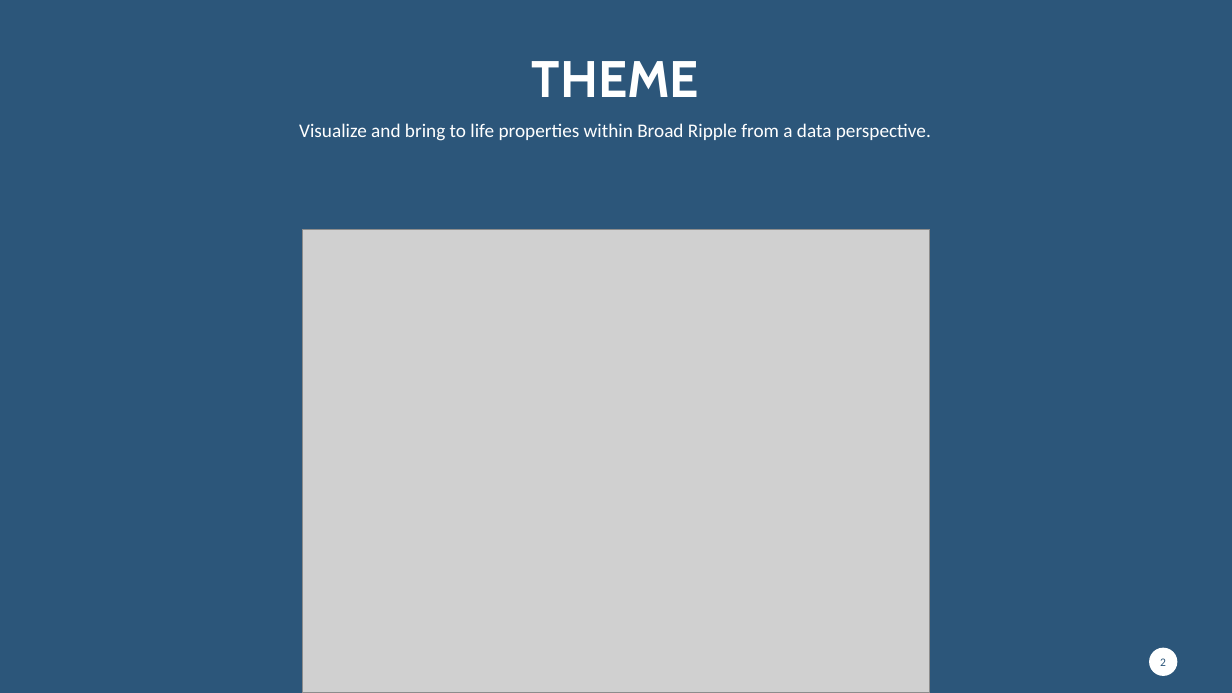
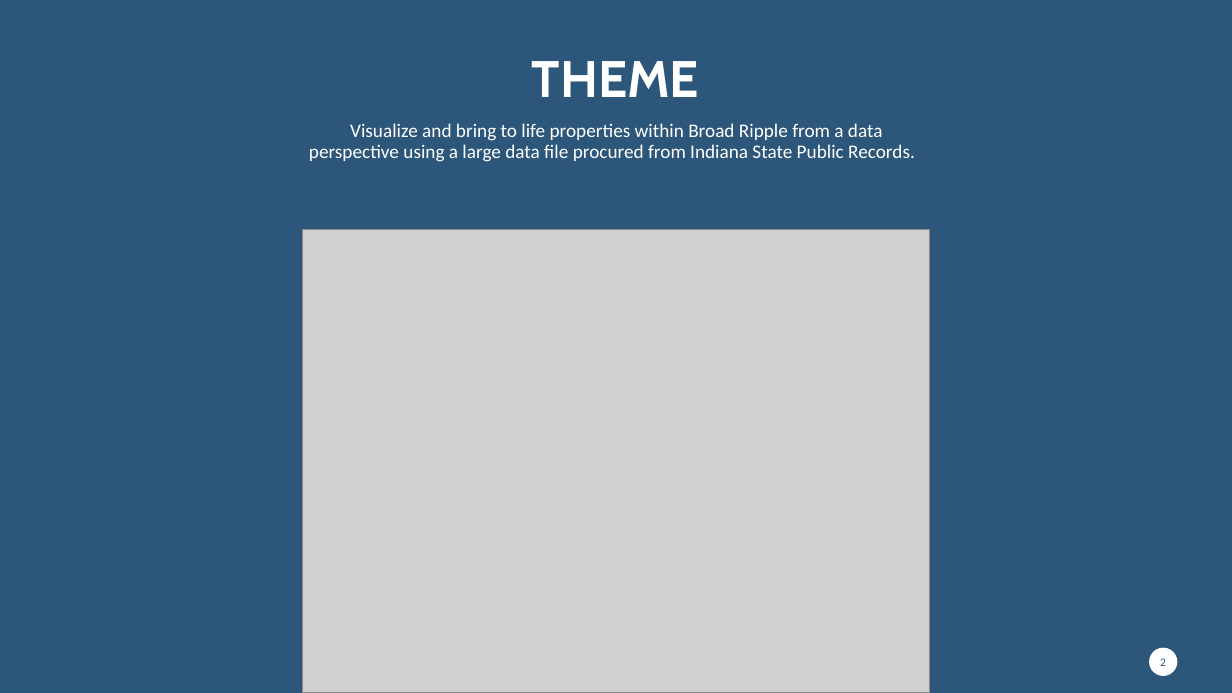
Before and after one commit to msckat11/46220-property-analysis, a slide deck: slide 2 of Broad ripple properties.pptx. Drawn at 1232x693 pixels with LibreOffice and Linux fonts; fonts in the diff are those of the drawing; grey boxes stand for pictures; background and template pictures are left out. Boxes give left, top, right and bottom in pixels: in the first picture for what was removed or moved away, otherwise in the second. Text is boxed around its words. In the diff, an @@ line names an element or a change of style, - is before the commit and + after.

```diff
--- a/Broad ripple properties.pptx
+++ b/Broad ripple properties.pptx
@@ text at [309, 123, 915, 162]: text changed @@
-Visualize and bring to life properties within Broad Ripple from a data perspective.
+Visualize and bring to life properties within Broad Ripple from a data perspective using a large data file procured from Indiana State Public Records.
```
Also in this commit, not shown: 5 slides added, 3 slides removed.
